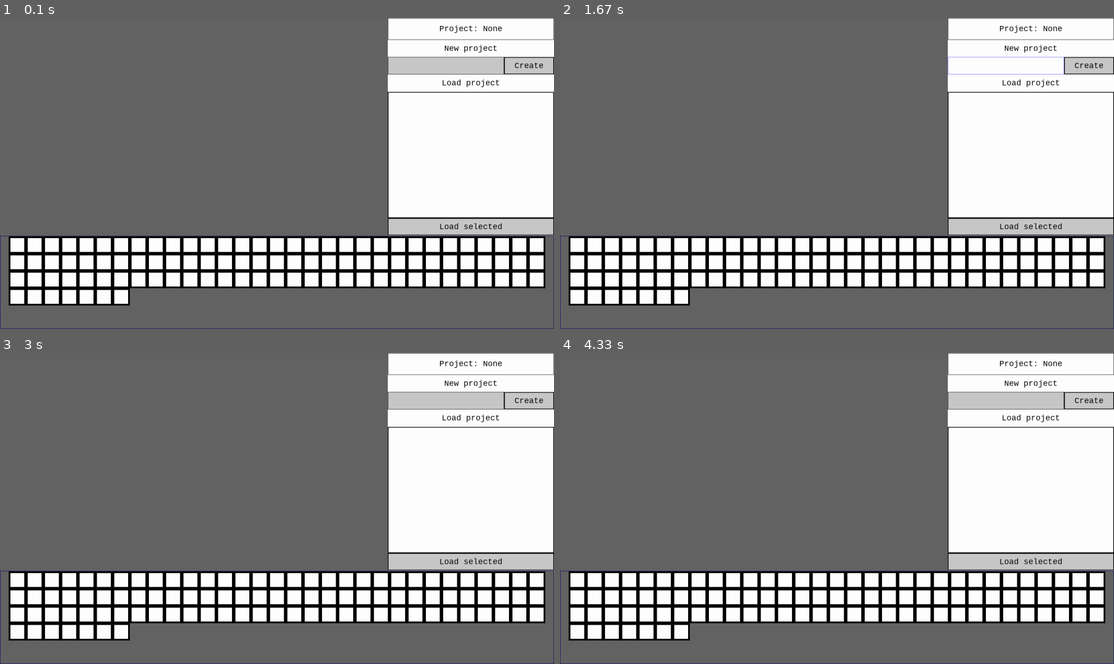
Above: before the commit, frames 1-4 (two rows, left to right).
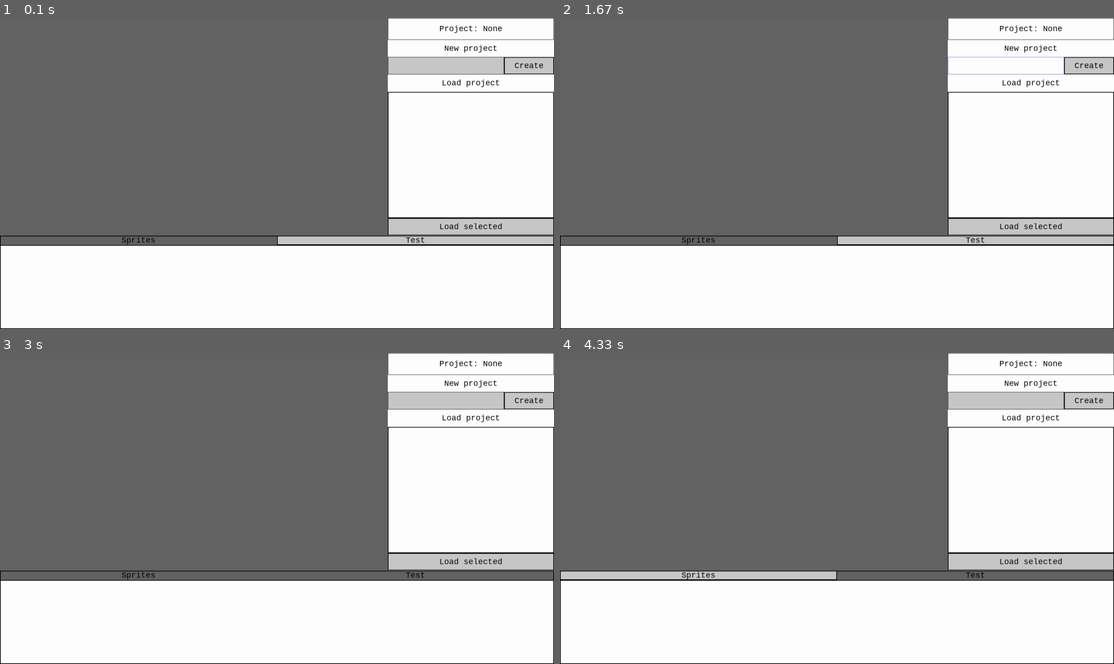
Above: after the commit, the same moments.

Repository: Culf-B/PygameLevelEditor
Game: pygame game, started from main.py
The game is run twice, just before and just after one commit, with the same random seed, the same clock (stepped at 60 frames per second) and the same inputs.
Inputs (mouse positions are in pixels of both pictures, inside the frame that each line leads up to):
- Up to frame 1 (0.1 s): no input
- Up to frame 2 (1.67 s): click (1086, 64) at 0.88 s; click (1003, 64) at 1.22 s; press the mouse at (975, 238) at 1.53 s; move the mouse to (809, 263) at 1.63 s
- Up to frame 3 (3 s): release the mouse at (83, 623) at 1.77 s; press the mouse at (415, 573) at 2.87 s; move the mouse to (371, 573) at 2.97 s
- Up to frame 4 (4.33 s): release the mouse at (892, 573) at 3.1 s

The runs differ from the first frame. In frame 1, 22% of the frame differs, in the area x 0-100%, y 69-100%; in frame 2, 22%; in frame 3, 22%; in frame 4, 22%.

Commit message:
MultiObjectScrollbox and sprite loading

Diff:
--- a/gui.py
+++ b/gui.py
@@ -244,7 +244,8 @@
             ],
             1
         ) # Overview and selection of tools such as delete, place and brushes
-        self.wBottomTiles = Window(
+
+        self.wBottomSprites = Window(
             self.renderSurface,
             self.rBottom,
             [
@@ -255,23 +256,33 @@
             1
         ) # Overview and selection of tiles
 
-        self.wBottomTiles.add_elements(
-            ObjectScrollBox(
-                self.wBottomTiles.getSurface(),
-                pygame.Rect(0, 0, self.wBottomTiles.getWidth(), self.wBottomTiles.getHeight()),
-                [50, 50],
-                [
-                    [0, 0, 0],
-                    [50, 50, 100],
-                    [100, 100, 100]
-                ],
-                objects = [ScrollCompatibleObject() for _ in range(100)]
-            )
+        self.bottomMultiBox = MultiObjectScrollBox(
+            self.wBottomSprites.getSurface(),
+            pygame.Rect(0, 0, self.wBottomSprites.getWidth(), self.wBottomSprites.getHeight()),
+            {
+                "sprites": {
+                    "objectSize": [50, 50],
+                    "objectColorScheme": self.standardScrolledSelectorObjectColorScheme,
+                    "objectBorderSize": 2,
+                    "objects": []
+                },
+                "test": {
+                    "objectSize": [50, 50],
+                    "objectColorScheme": self.standardScrolledSelectorObjectColorScheme,
+                    "objectBorderSize": 1,
+                    "objects": []
+                }
+            }
+        )
+
+
+        self.wBottomSprites.add_elements(
+            self.bottomMultiBox
         )
 
         # --- Activate default groups ---
         self.wMainRender.activate_all()
-        self.wBottomTiles.activate_all()
+        self.wBottomSprites.activate_all()
         self.wRightProjectManager.activate_all()
 
         # --- Deactivate non-default groups ---
@@ -286,8 +297,17 @@
         for obj in objects:
             if obj.selected:
                 self.projectManager.load(obj.text)
+
+                # Place sprites in sprite scrollbox
+                self.bottomMultiBox.addObjects("sprites", [
+                    SelectableSpriteScrollObject(sprite) for sprite in self.projectManager.getSelectedProjectObject().getSprites()
+                ])
+
                 return
         print("No project selected!")
+
+    def addSpriteType(self, name, sprites):
+        pass
 
     def draw(self, events):
         # Update contents of wRightProjectManager
--- a/projectManager.py
+++ b/projectManager.py
@@ -116,6 +116,9 @@
     def getSelectedProject(self):
         return self.currentProjectName
 
+    def getSelectedProjectObject(self):
+        return self.currentProject
+
     def getProjects(self):
         entries = os.listdir(self.absProjectsPath)
         folders = [entry for entry in entries if os.path.isdir(os.path.join(self.absProjectsPath, entry))]
@@ -141,6 +144,9 @@
     def update(self, delta = 0):
         self.sprites.update(delta)
 
+    def getSprites(self):
+        return self.sprites
+
 if __name__ == "__main__":
     pygame.init()
     pm = ProjectManager()
--- a/tools/uielements.py
+++ b/tools/uielements.py
@@ -14,12 +14,35 @@
 all_elements = []
 groups = []
 windows = []
+
+defaultSimpleColorScheme = [
+    [0, 0, 0],
+    [0, 0, 0],
+    [255, 255, 255]
+]
 
 defaultColorScheme = {
     "standard": [
         [0, 0, 0],
         [0, 0, 0],
         [255, 255, 255]
+    ]
+}
+defaultButtonColorScheme = {
+    "standard": [
+        [0, 0, 0],  # Text color
+        [0, 0, 0],        # Border color
+        [200, 200, 200]   # Background color
+    ],
+    "hover": [
+        [0, 0, 0],  # Text color (white)
+        [50, 50, 50],     # Border color
+        [150, 150, 150]   # Background color
+    ],
+    "click": [
+        [0, 0, 0],  # Text color
+        [100, 100, 100],  # Border color
+        [100, 100, 100]   # Background color
     ]
 }
 
@@ -152,7 +175,7 @@
         return
 
 class Button(Element):
-    def __init__(self, screen, rect, colorscheme, font, bordersize=2, text="", command=lambda: None, activated=True):
+    def __init__(self, screen, rect, colorscheme, font, bordersize=2, text="", command=lambda: None, commandArg = None, activated=True):
         super().__init__()
 
         self.screen = screen
@@ -163,13 +186,23 @@
         self.bordersize = bordersize
         self.text = text
         self.command = command
+        self.commandArg = commandArg
         self.activated = activated
 
         self.click = False
         self.hover = False
 
     def runcommand(self):
-        self.command()
+        if self.commandArg == None:
+            self.command()
+        else:
+            self.command(self.commandArg)
+
+    def getColorScheme(self):
+        return self.colors
+
+    def setColorScheme(self, colors):
+        self.colors = colors
 
     def eventupdate(self, events, positionoffset = [0, 0], scaling = 1):
         self.eventRect = self.rect.copy()
@@ -524,13 +557,135 @@
         # Export to parent
         self.screen.blit(self.surface, [self.rect.x, self.rect.y])
 
-    def addObjects(self, *args):
-        for obj in args:
+    def addObjects(self, objects):
+        for obj in objects:
             self.objects.append(obj)
             obj.setup(self.objectSize, self.surface, self.objectColorScheme, self.objectBorderSize)
 
     def getObjects(self):
         return self.objects
+
+class MultiObjectScrollBox(Element):
+    def __init__(self, screen, rect, pageSettings = {}, activated = True, colorscheme = defaultSimpleColorScheme, buttonColorScheme = defaultButtonColorScheme, bordersize = 2, font = pygame.font.SysFont("Consolas", 25)):
+        super().__init__()
+
+        self.exportSurface = screen
+        self.rect = rect
+        self.navRect = pygame.Rect(0, 0, self.rect.width, self.rect.height * 0.1)
+        self.scrollBoxRect = pygame.Rect(0, self.rect.height * 0.1, self.rect.width, self.rect.height * 0.9)
+
+        self.mainSurface = pygame.surface.Surface(self.rect.size)
+        self.navSurface = pygame.surface.Surface(self.navRect.size)
+        self.scrollBoxSurface = pygame.surface.Surface(self.scrollBoxRect.size)
+
+        self.colorscheme = colorscheme
+        self.buttonColorScheme = buttonColorScheme
+        self.bordersize = bordersize
+        self.font = font
+
+        self.activated = activated
+
+        # Page setup
+        self.pageSettings = pageSettings
+        self.pageNames = list(pageSettings)
+        self.currentPage = self.pageNames[0]
+        self.navButtons = {}
+        self.scrollBoxes = {}
+
+        # Nav button for each page
+        for i in range(len(self.pageNames)):
+            self.navButtons[self.pageNames[i]] = Button(
+                self.navSurface,
+                pygame.Rect(
+                    i * self.navRect.width / len(self.pageNames),
+                    0,
+                    self.navRect.width / len(self.pageNames),
+                    self.navRect.height
+                ),
+                self.buttonColorScheme,
+                self.font,
+                text = self.pageNames[i].capitalize(),
+                command = self.selectPage,
+                commandArg = self.pageNames[i],
+                activated = True
+            )
+
+        # ObjectScrollBox for each element
+        for pagename, pagesettings in self.pageSettings.items():
+            self.scrollBoxes[pagename] = ObjectScrollBox(
+                self.scrollBoxSurface,
+                pygame.Rect(
+                    0,
+                    0,
+                    self.scrollBoxRect.width,
+                    self.scrollBoxRect.height
+                ),
+                pagesettings["objectSize"],
+                self.colorscheme,
+                pagesettings["objectColorScheme"],
+                pagesettings["objectBorderSize"],
+                pagesettings["objects"],
+                self.bordersize,
+                True
+            )
+
+    def selectPage(self, pageName):
+        self.currentPage = pageName
+
+    def eventupdate(self, events, positionoffset = [0, 0], scaling = 1):
+        for button in self.navButtons.values():
+
+            button.eventupdate(
+                events,
+                positionoffset = [positionoffset[0] + self.rect.x + self.navRect.x, positionoffset[1] + self.rect.y + self.navRect.y],
+                scaling = scaling
+            )
+        self.scrollBoxes[self.currentPage].eventupdate(
+            events,
+            positionoffset = [positionoffset[0] + self.rect.x + self.scrollBoxRect.x, positionoffset[1] + self.rect.y + self.scrollBoxRect.y],
+            scaling = scaling
+        )
+
+    def draw(self):
+        tempColorScheme = None
+        for button in self.navButtons.values():
+
+            if button.commandArg == self.currentPage:
+                tempColorScheme = button.getColorScheme()
+                button.setColorScheme({
+                    "standard": tempColorScheme["click"],
+                    "hover": tempColorScheme["click"],
+                    "click": tempColorScheme["click"]
+                })
+
+            button.draw()
+
+            if tempColorScheme != None:
+                button.setColorScheme(tempColorScheme)
+                tempColorScheme = None
+
+        self.scrollBoxes[self.currentPage].draw()
+
+        self.mainSurface.blit(self.navSurface, [self.navRect.x, self.navRect.y])
+        self.mainSurface.blit(self.scrollBoxSurface, [self.scrollBoxRect.x, self.scrollBoxRect.y])
+
+        pygame.draw.rect(self.mainSurface, self.colorscheme[1], self.rect, self.bordersize)
+
+        self.exportSurface.blit(self.mainSurface, [self.rect.x, self.rect.y])
+
+    def addObjects(self, page, objects):
+
+        if page in self.pageNames:
+            self.scrollBoxes[page].addObjects(objects)
+        else:
+            print(f'Page "{page}" doesn\'t exists!')
+
+    def getObjects(self, page):
+        if page in self.pageNames:
+            return self.scrollBoxes[page].getObjects
+        else:
+            print(f'Page "{page}" doesn\'t exists!')
+            return None
 
 class LineBasedObjectScrollBox(ObjectScrollBox):
     def updateContentDimensions(self):
@@ -615,3 +770,19 @@
         self.renderedText = self.font.render(self.text, True, self.curColors[0])
         self.exportSurface.blit(self.renderedText, [0, self.size[1] // 2 - self.renderedText.get_height() // 2])
         pygame.draw.rect(self.exportSurface, self.curColors[1], pygame.Rect(0, 0, self.size[0], self.size[1]), self.borderWidth)
+
+class SelectableSpriteScrollObject(SelectableScrollObject):
+    def __init__(self, sprite):
+        self.selected = False
+        self.sprite = sprite
+
+    def updateGraphics(self, delta = 0):
+        if self.selected:
+            self.curColors = self.colorScheme["selected"]
+        else:
+            self.curColors = self.colorScheme["standard"]
+
+        self.exportSurface.fill(self.curColors[2])
+
+        self.exportSurface.blit(self.sprite.update(delta), [0, 0])
+        pygame.draw.rect(self.exportSurface, self.curColors[1], pygame.Rect(0, 0, self.size[0], self.size[1]), self.borderWidth)
